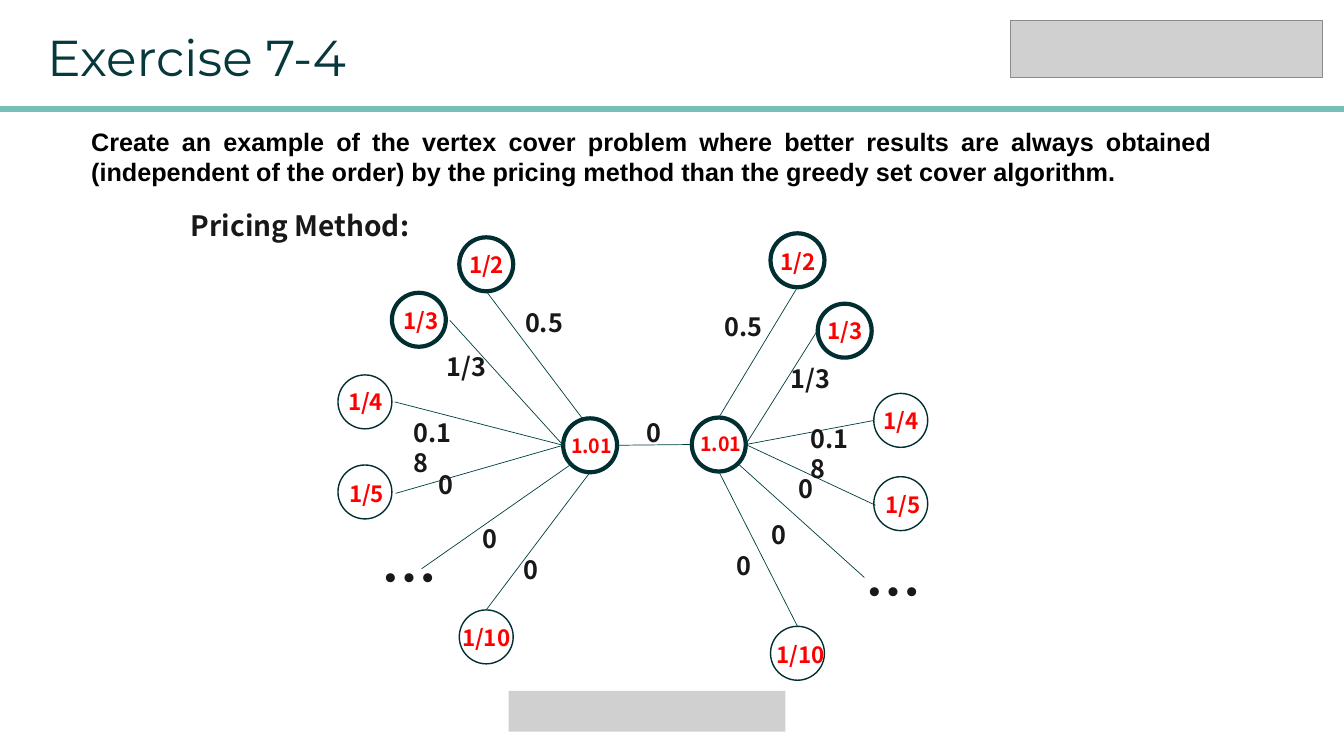
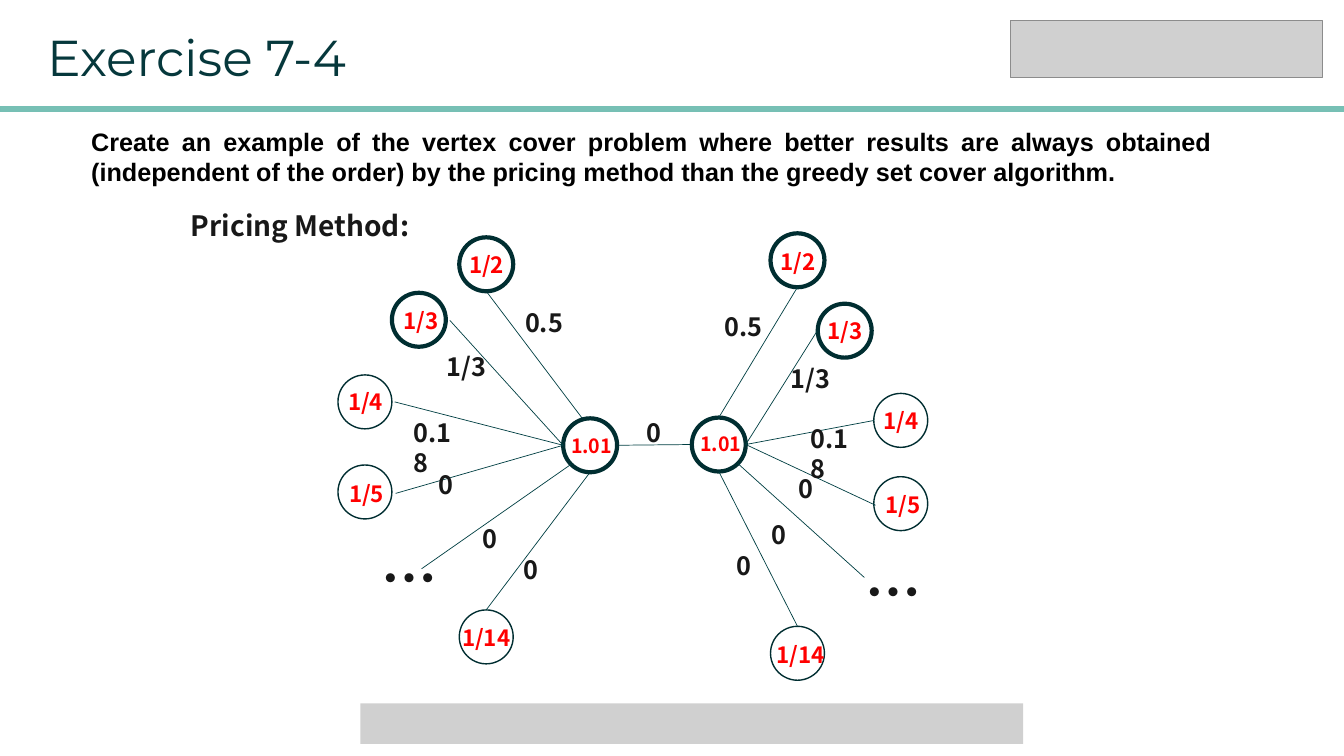
Before and after one commit to lyxocs/Advanced_algorithms, a slide deck: slide 7 of homework/HW8/homework8_12032189_yuxi liu.pptx (slide 6 before the commit). Drawn at 1344x756 pixels with LibreOffice and Linux fonts; fonts in the diff are those of the drawing; grey boxes stand for pictures. Boxes give left, top, right and bottom in pixels: in the first picture for what was removed or moved away, otherwise in the second. Text is boxed around its words. In the diff, an @@ line names an element or a change of style, - is before the commit and + after.

```diff
--- a/homework/HW8/homework8_12032189_yuxi liu.pptx
+++ b/homework/HW8/homework8_12032189_yuxi liu.pptx
@@ text at [462, 623, 510, 651]: text changed @@
-1/10
+1/14
@@ text at [777, 641, 825, 669]: text changed @@
-1/10
+1/14
@@ picture: place and size @@
-picture at [509, 692, 786, 732]
+picture at [360, 704, 1023, 744]
```
Also in this commit, not shown: 2 other slides changed, 1 slide added, 3 other files.
